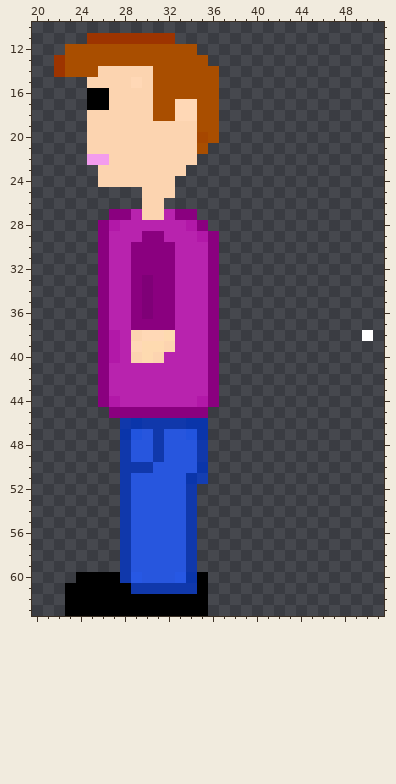
Pixel-art sprite, stored at resources/sprites/jack_figur/jack_links.png. This is how it looked before the edit.
The file is 64x64 pixels. Pixels under 10% opacity are left out. Colours within 5 levels of each other are drawn and written as one. Shown: x 20..51, y 10..63.
Once edited:
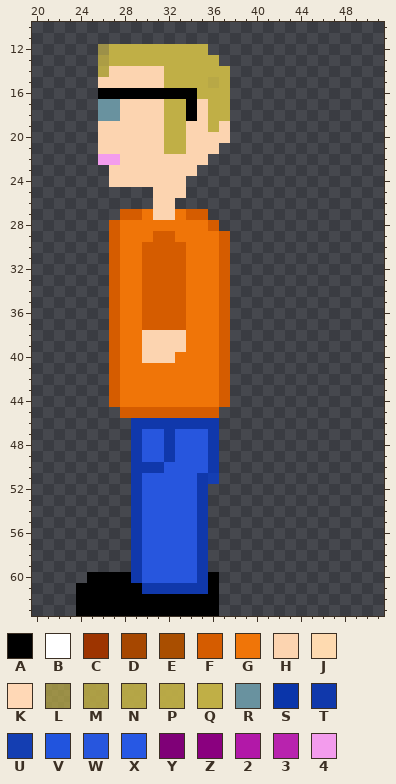
Palette (. is transparent): A #000000  B #ffffff  C #9d3400  D #a64700  E #a94e00  F #d55c00  G #f07508  H #fcd4b0  J #fedab0  K #ffd8b6  L #bfae46b5  M #c0af45d8  N #c0af46e9  P #c0af46f0  Q #c0af46  R #69929f  S #0a35aa  T #1038ab  U #143eb2  V #2154de  W #2756de  X #2758e4  Y #7f0077  Z #8a007f  2 #b218a8  3 #b823ae  4 #f39ced
The exact change:
Changed rows in their new state; - is an unchanged pixel.
first column x 22:
11 ---........------------------
12 -...LQQQQQQQQQ---------------
13 ....MQQQQQQQQQQ--------------
14 ....N----HQQQQQQ-------------
15 ---.---H-HQQQQPQ-------------
16 ---.-AAAAAAAAQQQ-------------
17 ---.RR---HQQAHQQ-------------
18 ---.RR---HQQAHQQ-------------
19 ---.------QQ-HQH-------------
20 ---.------QQ-HHH-------------
21 ---.------QQ-HH--------------
22 ---.-4-------H---------------
23 ----.-------H----------------
24 ----.------H-----------------
25 --------.--H-----------------
26 --------.-H------------------
27 -----.FFG-HGFF---------------
28 ----.FGGGGGGGGF--------------
29 ----.FGGGFFGGGGF-------------
30 ----.FGGFFFFGGGF-------------
31 ----.FGGFFFFGGGF-------------
32 ----.FGGFFFFGGGF-------------
33 ----.FGGFFFFGGGF-------------
34 ----.FGGFFFFGGGF-------------
35 ----.FGGFFFFGGGF-------------
36 ----.FGGFFFFGGGF-------------
37 ----.FGGFFFFGGGF-------------
38 ----.FGGHHHHGGGF------------.
39 ----.FGGHH-HGGGF-------------
40 ----.FGGH-HGGGGF-------------
41 ----.FGGGGGGGGGF-------------
42 ----.FGGGGGGGGGF-------------
43 ----.FGGGGGGGGGF-------------
44 ----.FGGGGGGGGGF-------------
45 -----.FFFFFFFFF--------------
46 ------.T----TTT--------------
47 ------.T-WT-WWT--------------
48 ------.T-WT--WT--------------
49 ------.T-WT--WT--------------
50 ------.--T---WT--------------
51 ------.T----WTU--------------
52 ------.T----WT---------------
53 ------.T----WT---------------
54 ------.T----WT---------------
55 ------.T----WT---------------
56 ------.T----WT---------------
57 ------.T----WT---------------
58 ------.T----WT---------------
59 ------.T----WT---------------
60 --.---AT---WWTA--------------
61 -.-----A-----TA--------------
62 -.------------A--------------
63 -.------------A--------------
